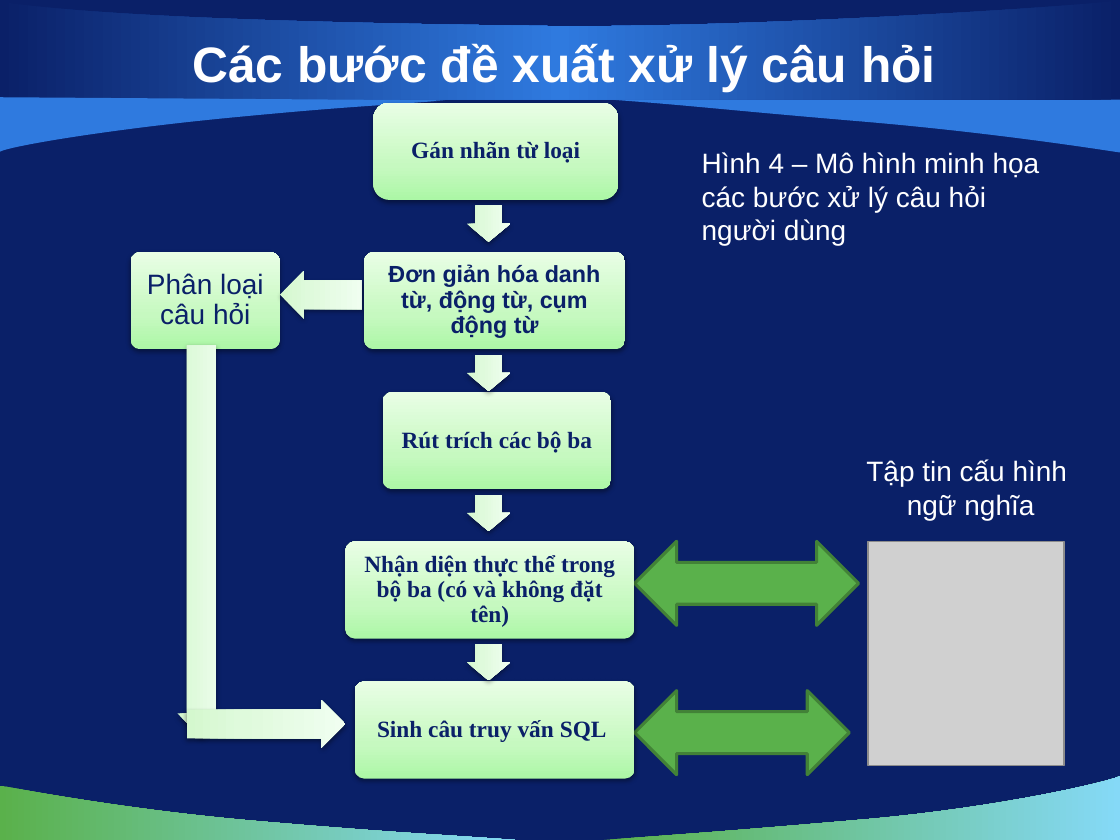
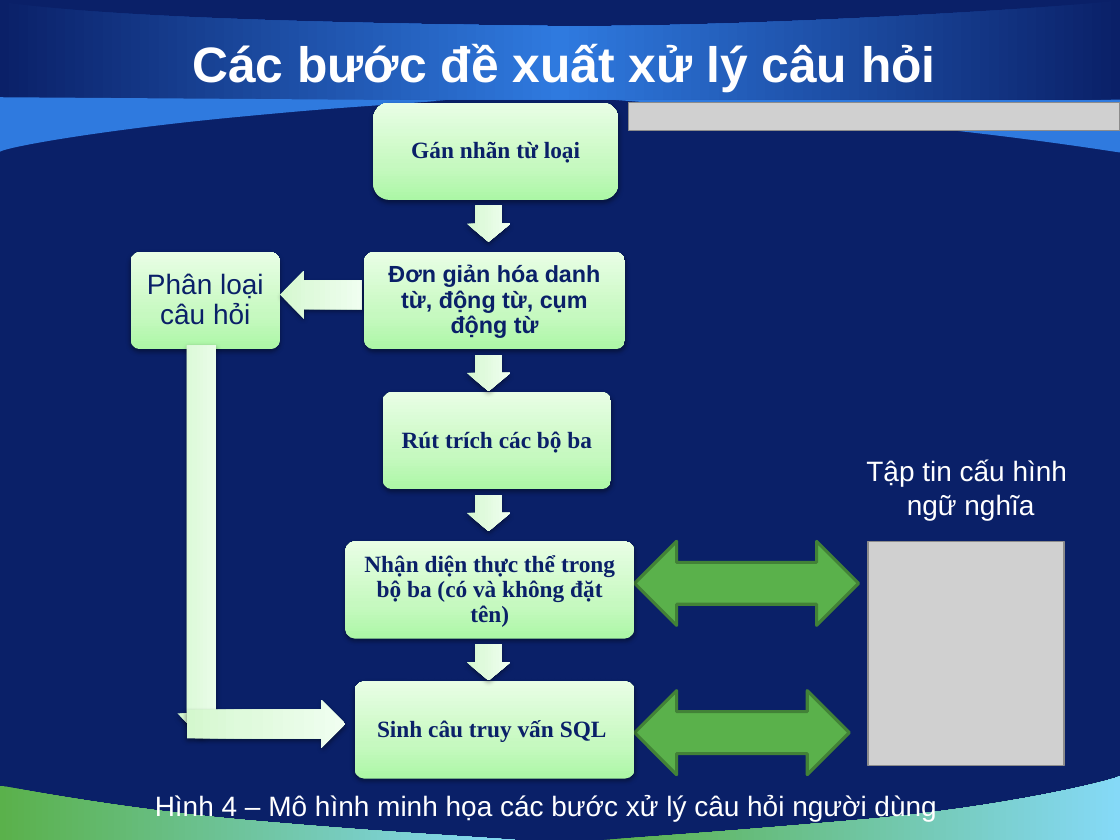
Before and after one commit to hungntit/filnalproject, a slide deck: slide 7 of De Cuong/bao cao luan van/slide 0.3.pptx. Drawn at 1120x840 pixels with LibreOffice and Linux fonts; fonts in the diff are those of the drawing; grey boxes stand for pictures; background and template pictures are left out. Boxes give left, top, right and bottom in pixels: in the first picture for what was removed or moved away, otherwise in the second. Text is boxed around its words. In the diff, an @@ line names an element or a change of style, - is before the commit and + after.

```diff
--- a/De Cuong/bao cao luan van/slide 0.3.pptx
+++ b/De Cuong/bao cao luan van/slide 0.3.pptx
@@ picture added at box(628, 103, 1120, 131) @@
@@ text "Hình 4 – Mô hình ...": place and size @@
-text "Hình 4 – Mô hình ..." at box(702, 152, 1040, 245)
+text "Hình 4 – Mô hình ..." at box(155, 795, 936, 822)
@@ text "Hình 4 – Mô hình ..." at box(155, 795, 936, 822): alignment left to centre @@
```
